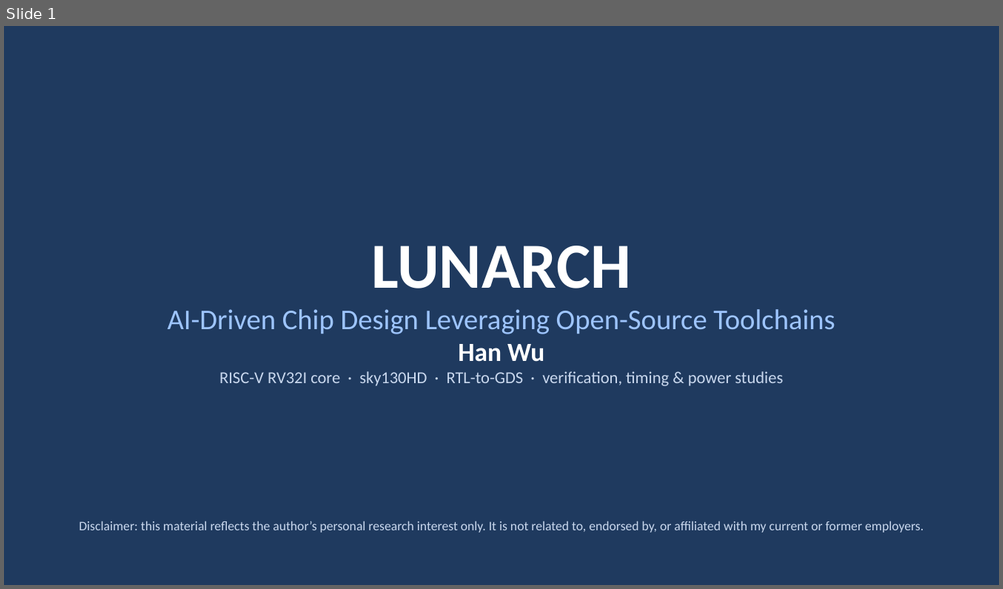
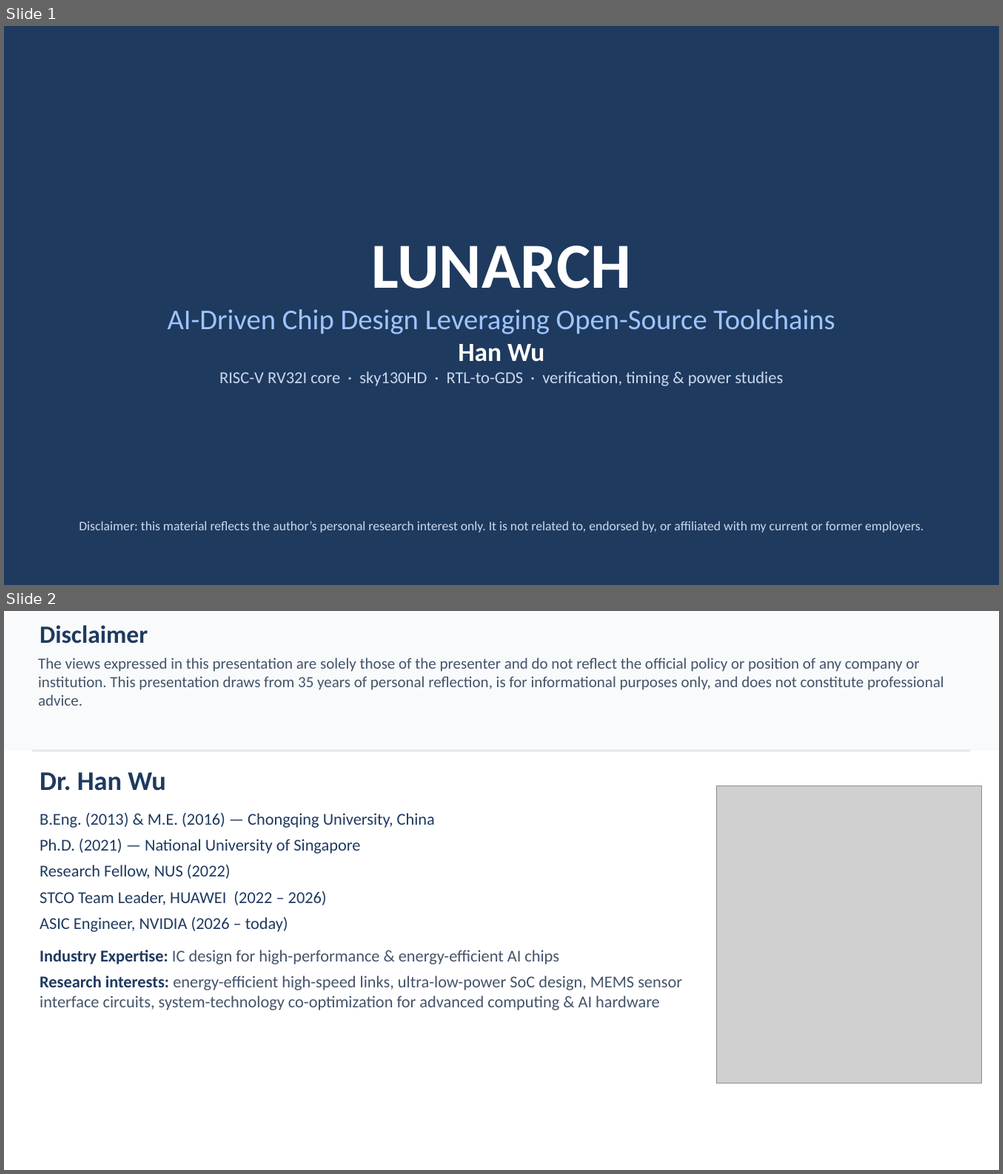
Before and after one commit to wuhannus/lunarch, a slide deck: flow/LUNARCH_AI_Driven_Chip_Design.pptx. Shown one above the other, each under a label of ours: slide 1 before the commit, slides 1 and 2 after it. The pictures are 1003x589 and 1003x1174 pixels, drawn with LibreOffice and Linux fonts; fonts in the diff are those of the drawing; grey boxes stand for pictures. Boxes give left, top, right and bottom in pixels: in the first picture for what was removed or moved away, otherwise in the second. Text is boxed around its words. In the diff, an @@ line names an element or a change of style, - is before the commit and + after.

Commit message:
Deck: add author bio as slide 2; relabel power direction (p7/p20_power, area-mapped) on Pareto slide and figure; cap header font to fit band

```diff
--- a/flow/LUNARCH_AI_Driven_Chip_Design.pptx
+++ b/flow/LUNARCH_AI_Driven_Chip_Design.pptx
@@ slide 2 added at bbox=[4, 611, 999, 1170], background #FFFFFF @@
@@ rectangle added at bbox=[4, 611, 999, 752], fill #F9FAFB @@
@@ text added at bbox=[40, 625, 148, 644], 24 pt, text #1F3A5F, bold @@
+Disclaimer
@@ text added at bbox=[38, 658, 944, 706], 15 pt, text #44546A @@
+The views expressed in this presentation are solely those of the presenter and do not reflect the official policy or position of any company or institution. This presentation draws from 35 years of personal reflection, is for informational purposes only, and does not constitute professional advice.
@@ rectangle added at bbox=[32, 750, 970, 752], fill #E5E7EB @@
@@ text added at bbox=[40, 772, 682, 1011], 16 pt, text #1F3A5F @@
+Dr. Han Wu
+B.Eng. (2013) & M.E. (2016) — Chongqing University, China
+Ph.D. (2021) — National University of Singapore
+Research Fellow, NUS (2022)
+STCO Team Leader, HUAWEI (2022 – 2026)
+ASIC Engineer, NVIDIA (2026 – today)
+Industry Expertise: IC design for high-performance & energy-efficient AI chips
+Research interests: energy-efficient high-speed links, ultra-low-power SoC design, MEMS sensor interface circuits, system-technology co-optimization for advanced computing & AI hardware
@@ picture added at bbox=[717, 786, 982, 1083] @@
```
Also in this commit, not shown: 19 slides changed, 7 other files.
